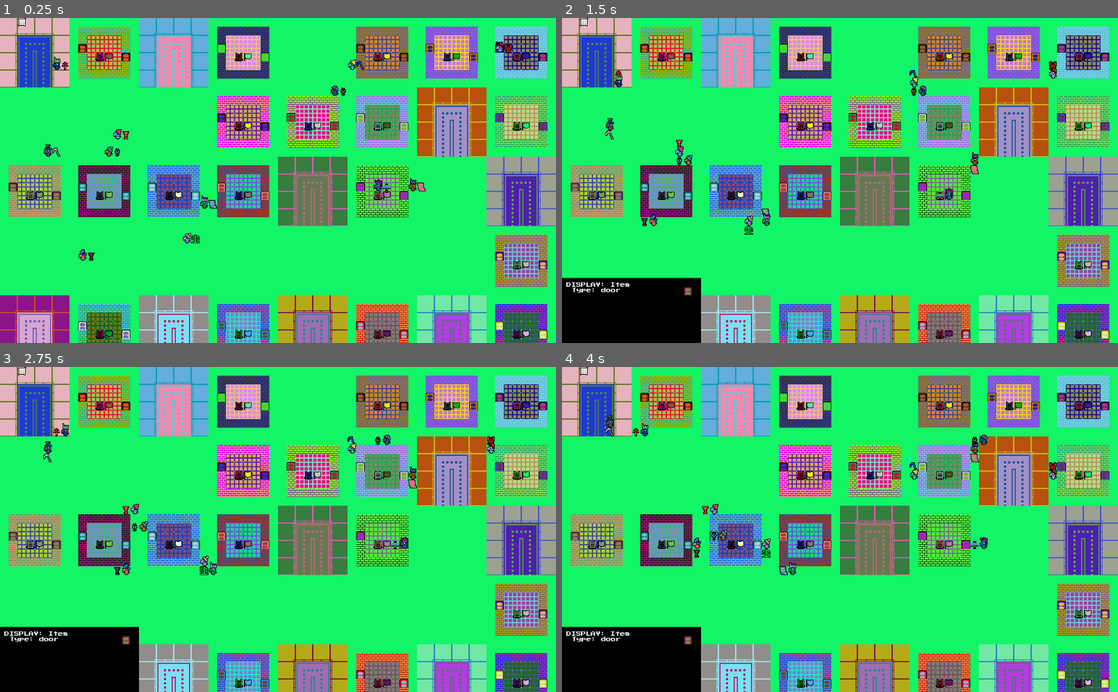
Above: before the commit, frames 1-4 (two rows, left to right).
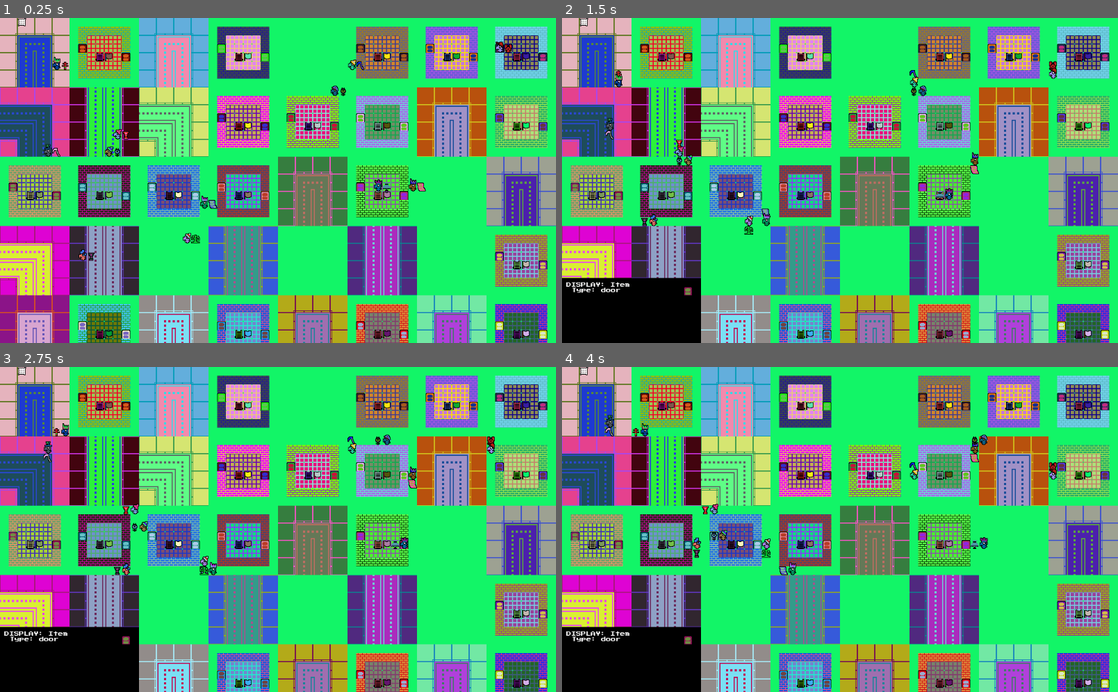
Above: after the commit, the same moments.

Repository: medmaster0/RogueCiv
Game: Godot game, scene res://Game.tscn
The game is run twice, just before and just after one commit, with the same random seed, the same clock (stepped at 60 frames per second) and the same inputs.
Inputs (mouse positions are in pixels of both pictures, inside the frame that each line leads up to):
- Up to frame 1 (0.25 s): no input
- Up to frame 2 (1.5 s): click (573, 187) at 0.52 s; click (573, 187) at 1.27 s
- Up to frame 3 (2.75 s): click (11, 536) at 2.02 s
- Up to frame 4 (4 s): no input

The runs differ from the first frame. In frame 1, 19% of the frame differs, in the area x 0-75%, y 21-86%; in frame 2, 17%; in frame 3, 17%; in frame 4, 17%.

Commit message:
added elbow and straight pattern

Diff:
--- a/Game.gd
+++ b/Game.gd
@@ -145,12 +145,15 @@
 					print("hit")
 				'0011':
 					print("hit")
+					BuildingGen.put_items_street_straight(self, temp_x_coord, temp_y_coord, 0)
 				'0100':
 					print("hit")
 				'0101':
 					print("hit")
+					BuildingGen.put_items_street_elbow(self, temp_x_coord, temp_y_coord, 0)
 				'0110':
 					print("hit")
+					BuildingGen.put_items_street_elbow(self, temp_x_coord, temp_y_coord, 0)
 				'0111':
 					print("end")
 					BuildingGen.put_items_street_end(self, temp_x_coord, temp_y_coord, 0)
@@ -158,13 +161,16 @@
 					print("hit")
 				'1001':
 					print("hit")
+					BuildingGen.put_items_street_elbow(self, temp_x_coord, temp_y_coord, 0)
 				'1010':
 					print("hit")
+					BuildingGen.put_items_street_elbow(self, temp_x_coord, temp_y_coord, 0)
 				'1011':
 					print("end")
 					BuildingGen.put_items_street_end(self, temp_x_coord, temp_y_coord, 0)
 				'1100':
 					print("hit")
+					BuildingGen.put_items_street_straight(self, temp_x_coord, temp_y_coord, 0)
 				'1101':
 					print("end")
 					BuildingGen.put_items_street_end(self, temp_x_coord, temp_y_coord, 0)
--- a/Scenes/Item.gd
+++ b/Scenes/Item.gd
@@ -35,6 +35,7 @@
 # 213 - SIDEWALK_CORNER_INNER
 # 214 - SIDEWALK_CORNER_OUTER
 # 215 - SIDEWALK_FRONT
+# 216 - SIDEWALK_INSIDE_CORNER_BACK
 
 #LOAD UP ALL THE SPRITES>>>>
 
@@ -91,6 +92,8 @@
 var sidewalkCornerOuterSeco = preload("res://Tiles//street//SidewalkCornerOuterSeco.png")
 var sidewalkFrontPrim = preload("res://Tiles//street//SidewalkFrontPrim.png")
 var sidewalkFrontSeco = preload("res://Tiles//street//SidewalkFrontSeco.png")
+var sidewalkInsideCornerBackPrim = preload("res://Tiles//street//SidewalkInsideCornerBackPrim.png")
+var sidewalkInsideCornerBackSeco = preload("res://Tiles//street//SidewalkInsideCornerBackSeco.png")
 
 #Class Variables
 var primColor
@@ -293,6 +296,12 @@
 			item_name = "sidewalk"
 			$Prim.texture = sidewalkFrontPrim
 			$Seco.texture = sidewalkFrontSeco
+			$Tert.texture = null
+		216:
+			#SIDEWALK_INSIDE_CORNER_BACK
+			item_name = "sidewalk"
+			$Prim.texture = sidewalkInsideCornerBackPrim
+			$Seco.texture = sidewalkInsideCornerBackSeco
 			$Tert.texture = null
 
 # Called every frame. 'delta' is the elapsed time since the previous frame.
--- a/Scripts/BuildingGen.gd
+++ b/Scripts/BuildingGen.gd
@@ -265,6 +265,59 @@
 
 ]
 
+var streetStraight_tiles = [
+
+[11,15,06,06,06,06,15,11],
+[11,15,06,06,06,06,15,11],
+[11,15,06,06,06,06,15,11],
+[11,15,06,06,06,06,15,11],
+[11,15,06,06,06,06,15,11],
+[11,15,06,06,06,06,15,11],
+[11,15,06,06,06,06,15,11],
+[11,15,06,06,06,06,15,11]
+
+]
+
+#These correspond to the rotation code for Item.rotate function
+var streetStraight_orientation = [
+
+[0,0,0,2,0,2,4,0],
+[2,5,0,2,0,2,2,2],
+[0,0,0,2,0,2,4,0],
+[2,5,0,2,0,2,2,2],
+[0,0,0,2,0,2,4,0],
+[2,5,0,2,0,2,2,2],
+[0,0,0,2,0,2,4,0],
+[2,5,0,2,0,2,2,2]
+
+]
+
+var streetElbow_tiles = [
+
+[11,11,11,11,11,11,11,12],
+[15,15,15,15,15,15,14,11],
+[06,06,06,06,06,10,15,11],
+[06,06,06,06,09,06,15,11],
+[06,06,06,10,06,06,15,11],
+[06,06,09,06,06,06,15,11],
+[15,13,06,06,06,06,15,11],
+[16,15,06,06,06,06,15,11]
+
+]
+
+#These correspond to the rotation code for Item.rotate function
+var streetElbow_orientation = [
+
+[3,1,3,1,3,1,3,0],
+[6,1,6,1,6,1,0,2],
+[1,1,1,1,1,0,4,0],
+[3,3,3,3,0,2,2,2],
+[1,1,1,0,0,2,4,0],
+[3,3,0,2,0,2,2,2],
+[3,0,0,2,0,2,4,0],
+[0,5,0,2,0,2,2,2]
+
+]
 
 ##Function that puts the building items in a Main Game Scene
 # The game_scene will put the items as children
@@ -317,3 +370,96 @@
 				temp_item.SetSecoColor(sidewalkSeco)
 			temp_item.find_node("SelectButton").visible = false
 			temp_item.z_index = z_coord - 1
+
+
+func put_items_street_straight(game_scene, x_coord_global, y_coord_global, z_coord):
+	var Item = load("res://Scenes//Item.tscn") #Used as a template for making items
+
+	var temp_item #the temp item used to create the items
+	var temp_x_coord_global #the global position of created item
+	var temp_y_coord_global #the global position of created item
+	var temp_x_coord_map #the map position of created item
+	var temp_y_coord_map #the map position of created item
+	var tile_size = 16 #How many global pixels wide/high a tile is....
+
+	#COLORS>..... SHOULD handle this better
+	var roadPrim = Color(randf(), randf(), randf())
+	var roadSeco = Color(randf(), randf(), randf())
+	var sidewalkPrim = Color(randf(), randf(), randf())
+	var sidewalkSeco = Color(randf(), randf(), randf())
+
+	#Read through the map - NOTE THE ORDER OF ROWS/COLS!!!
+	for i in range(streetStraight_tiles.size()): #rows, y-dim
+		for j in range(streetStraight_tiles[i].size()): #cols, x-dim
+			#Figure out coords
+			temp_x_coord_map = j + (x_coord_global/tile_size)
+			temp_y_coord_map = i + (y_coord_global/tile_size)
+			temp_x_coord_global = tile_size * temp_x_coord_map
+			temp_y_coord_global = tile_size * temp_y_coord_map
+
+			#Choose Item type and Building Array
+			#Basically, we add 200 to it.
+			var tile_type = streetStraight_tiles[i][j]
+			var orientation_type = streetStraight_orientation[i][j]
+			#Create Item
+			temp_item = Item.instance()
+			temp_item.position = Vector2(temp_x_coord_global,temp_y_coord_global)
+			game_scene.add_child(temp_item)
+			temp_item.setTile(int(tile_type) + 200)
+			temp_item.rotateSprites(orientation_type)
+			game_scene.map_buildings[temp_x_coord_map][temp_y_coord_map][z_coord].append(temp_item)
+			#200-210 are roads,
+			if int(tile_type) + 200 <= 210:
+				temp_item.SetPrimColor(roadPrim)
+				temp_item.SetSecoColor(roadSeco)
+			else:
+				temp_item.SetPrimColor(sidewalkPrim)
+				temp_item.SetSecoColor(sidewalkSeco)
+			temp_item.find_node("SelectButton").visible = false
+			temp_item.z_index = z_coord - 1
+
+func put_items_street_elbow(game_scene, x_coord_global, y_coord_global, z_coord):
+	var Item = load("res://Scenes//Item.tscn") #Used as a template for making items
+
+	var temp_item #the temp item used to create the items
+	var temp_x_coord_global #the global position of created item
+	var temp_y_coord_global #the global position of created item
+	var temp_x_coord_map #the map position of created item
+	var temp_y_coord_map #the map position of created item
+	var tile_size = 16 #How many global pixels wide/high a tile is....
+
+	#COLORS>..... SHOULD handle this better
+	var roadPrim = Color(randf(), randf(), randf())
+	var roadSeco = Color(randf(), randf(), randf())
+	var sidewalkPrim = Color(randf(), randf(), randf())
+	var sidewalkSeco = Color(randf(), randf(), randf())
+
+	#Read through the map - NOTE THE ORDER OF ROWS/COLS!!!
+	for i in range(streetElbow_tiles.size()): #rows, y-dim
+		for j in range(streetElbow_tiles[i].size()): #cols, x-dim
+			#Figure out coords
+			temp_x_coord_map = j + (x_coord_global/tile_size)
+			temp_y_coord_map = i + (y_coord_global/tile_size)
+			temp_x_coord_global = tile_size * temp_x_coord_map
+			temp_y_coord_global = tile_size * temp_y_coord_map
+
+			#Choose Item type and Building Array
+			#Basically, we add 200 to it.
+			var tile_type = streetElbow_tiles[i][j]
+			var orientation_type = streetElbow_orientation[i][j]
+			#Create Item
+			temp_item = Item.instance()
+			temp_item.position = Vector2(temp_x_coord_global,temp_y_coord_global)
+			game_scene.add_child(temp_item)
+			temp_item.setTile(int(tile_type) + 200)
+			temp_item.rotateSprites(orientation_type)
+			game_scene.map_buildings[temp_x_coord_map][temp_y_coord_map][z_coord].append(temp_item)
+			#200-210 are roads,
+			if int(tile_type) + 200 <= 210:
+				temp_item.SetPrimColor(roadPrim)
+				temp_item.SetSecoColor(roadSeco)
+			else:
+				temp_item.SetPrimColor(sidewalkPrim)
+				temp_item.SetSecoColor(sidewalkSeco)
+			temp_item.find_node("SelectButton").visible = false
+			temp_item.z_index = z_coord - 1
Binary file added: Tiles/street/SidewalkInsideCornerBackPrim.png
Not shown, added: Tiles/street/SidewalkInsideCornerBackPrim.png.import
Binary file added: Tiles/street/SidewalkInsideCornerBackSeco.png
Not shown, added: Tiles/street/SidewalkInsideCornerBackSeco.png.import
